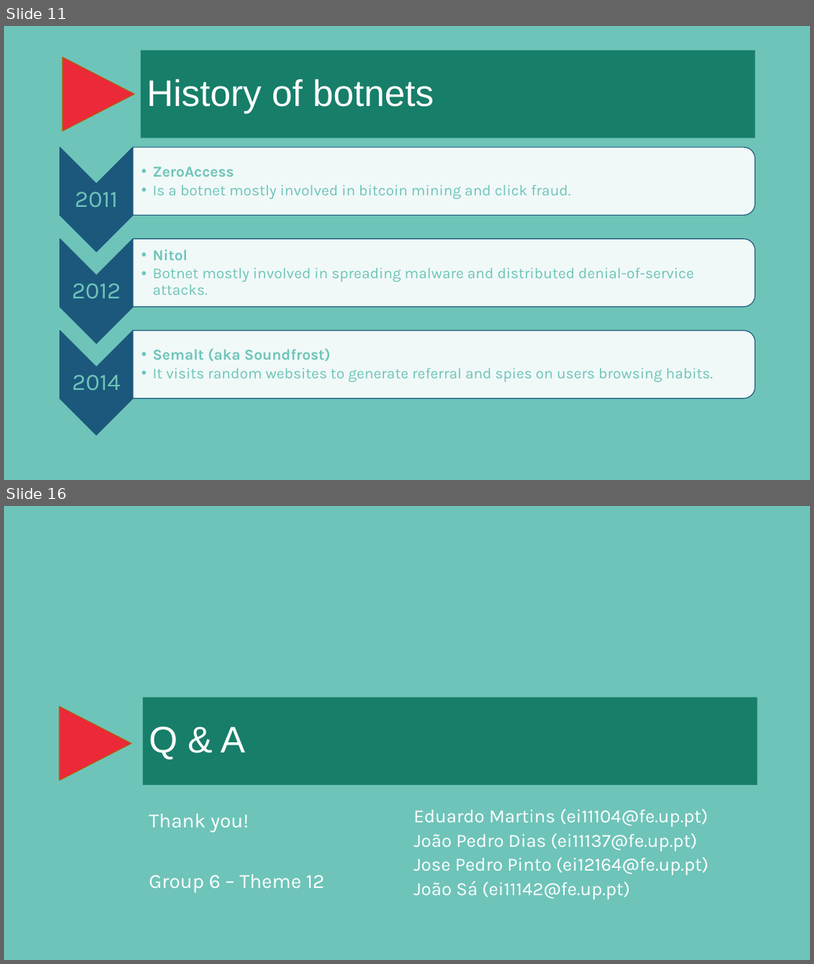
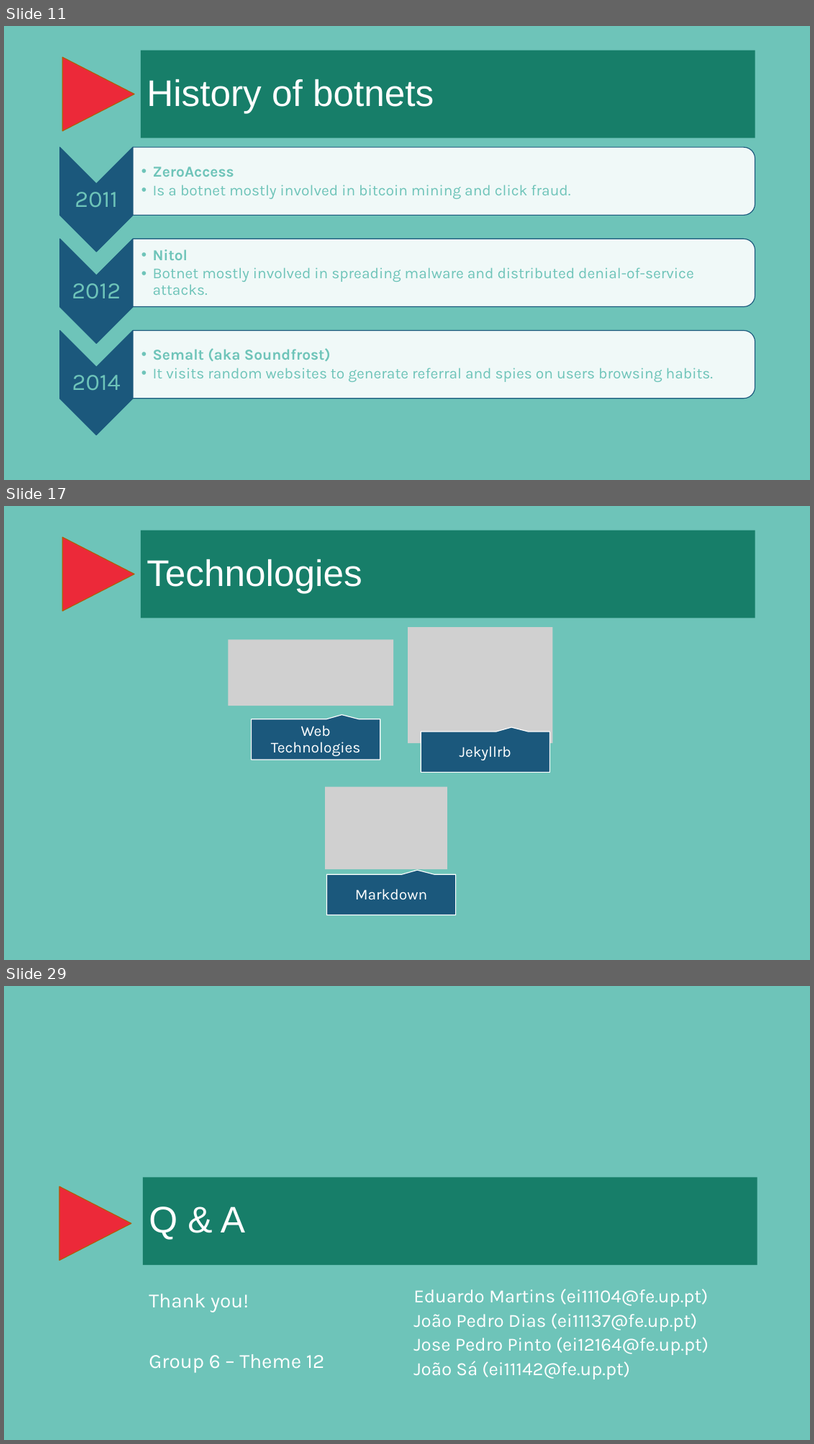
Before and after one commit to jpdias/botnet-lab, a slide deck: report/A hands-on approach on botnets.pptx. Shown one above the other, each under a label of ours: slides 11 and 16 before the commit, slides 11, 17 and 29 after it; the slides between them are not shown. The pictures are 814x964 and 814x1444 pixels, drawn with LibreOffice and Linux fonts; fonts in the diff are those of the drawing; grey boxes stand for pictures; background and template pictures are left out. Boxes give left, top, right and bottom in pixels: in the first picture for what was removed or moved away, otherwise in the second. Text is boxed around its words. In the diff, an @@ line names an element or a change of style, - is before the commit and + after.

```diff
--- a/report/A hands-on approach on botnets.pptx
+++ b/report/A hands-on approach on botnets.pptx
@@ slide 17 added at [4, 506, 810, 960], background #6EC4B9; not listed: 1 template element that a slide beside it also shows @@
@@ title added at [141, 530, 756, 618], fill #177E69, 44 pt, text #FFFFFF @@
+Technologies
@@ group added at [229, 627, 553, 915]: 3 pictures, 3 speech boxes, 3 texts @@
+Web Technologies
+Jekyllrb
+Markdown
@@ what was slide 16 is now slide 29 @@
```
Also in this commit, not shown: 2 slides changed, 14 other slides added, 2 slides removed.
